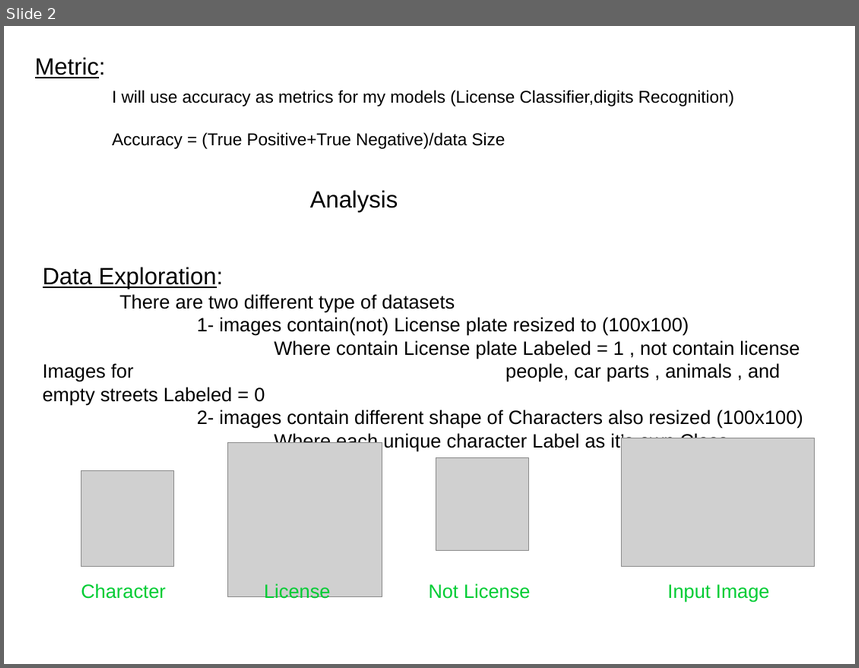
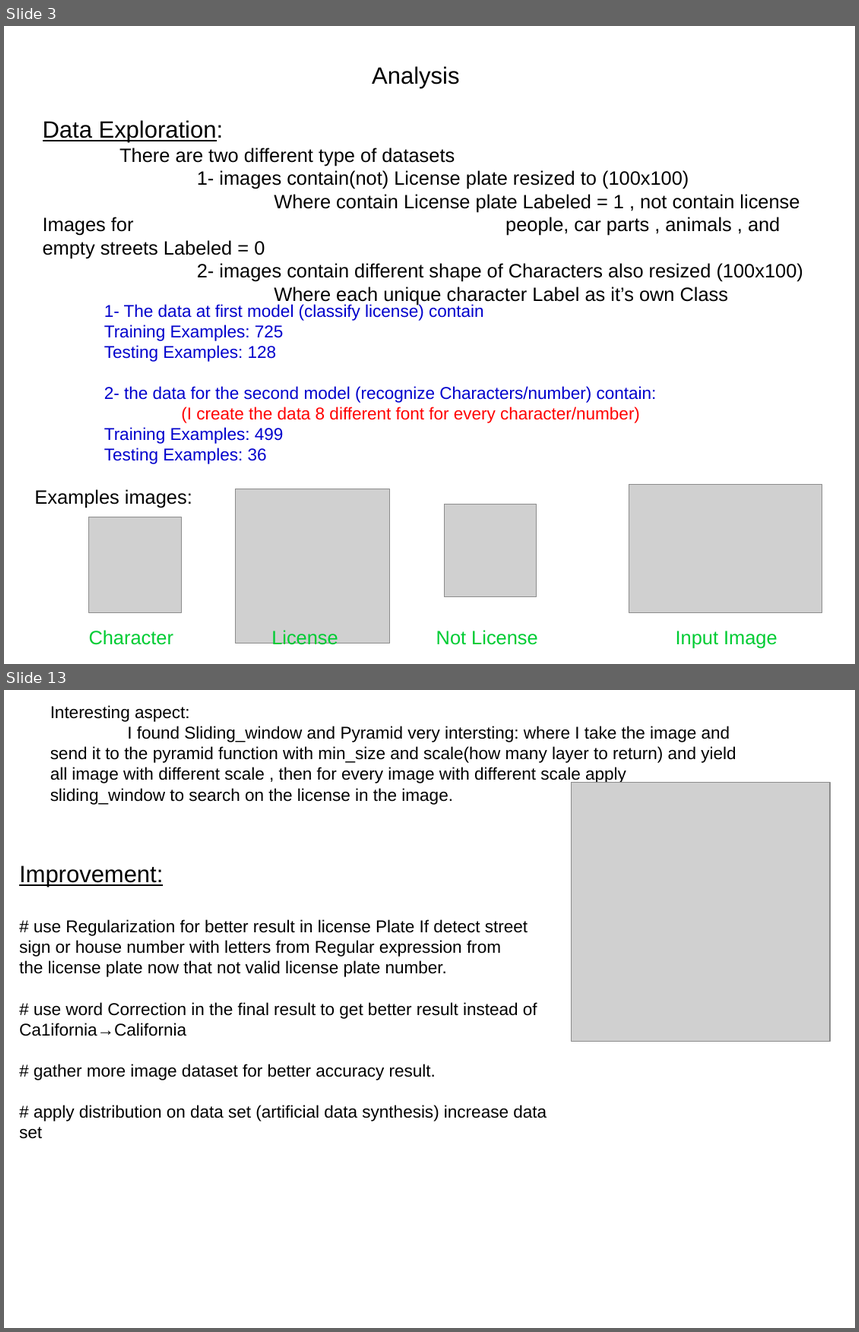
Before and after one commit to Gelboo/finalProject-LicencePlate-, a slide deck: project report.odp. Shown one above the other, each under a label of ours: slide 2 before the commit, slides 3 and 13 after it; the slides between them are not shown. The pictures are 859x668 and 859x1332 pixels, drawn with LibreOffice and Linux fonts; fonts in the diff are those of the drawing; grey boxes stand for pictures. Boxes give left, top, right and bottom in pixels: in the first picture for what was removed or moved away, otherwise in the second. Text is boxed around its words. In the diff, an @@ line names an element or a change of style, - is before the commit and + after.

```diff
--- a/project report.odp
+++ b/project report.odp
@@ slide 13 added at box(4, 690, 855, 1328), background #FFFFFF @@
@@ text added at box(50, 705, 736, 805), 16 pt, text #000000 @@
+Interesting aspect:
+I found Sliding_window and Pyramid very intersting: where I take the image and send it to the pyramid function with min_size and scale(how many layer to return) and yield all image with different scale , then for every image with different scale apply sliding_window to search on the license in the image.
@@ picture added at box(572, 783, 830, 1041) @@
@@ text added at box(19, 866, 547, 1139), 16 pt, text #000000 @@
+Improvement:
+# use Regularization for better result in license Plate If detect street sign or house number with letters from Regular expression from the license plate now that not valid license plate number.
+# use word Correction in the final result to get better result instead of Ca1ifornia→California
+# gather more image dataset for better accuracy result.
+# apply distribution on data set (artificial data synthesis) increase data set
@@ what was slide 2 is now slide 3 @@
@@ slide 3 changed as well @@
@@ title removed at box(35, 57, 734, 149) @@
-Metric:
-I will use accuracy as metrics for my models (License Classifier,digits Recognition)
-Accuracy = (True Positive+True Negative)/data Size
@@ text "Analysis": place and size @@
-text "Analysis" at box(310, 190, 398, 212)
+text "Analysis" at box(372, 66, 459, 89)
@@ text "Data Exploration:": place and size @@
-text "Data Exploration:" at box(43, 267, 804, 452)
+text "Data Exploration:" at box(43, 120, 804, 305)
@@ text added at box(104, 303, 657, 465), 16 pt, text #0000CC @@
+1- The data at first model (classify license) contain
+Training Examples: 725
+Testing Examples: 128
+2- the data for the second model (recognize Characters/number) contain:
+(I create the data 8 different font for every character/number)
+Training Examples: 499
+Testing Examples: 36
@@ text added at box(34, 490, 192, 509), 18 pt, text #000000 @@
+Examples images:
@@ 4 pictures, 4 texts: place and size @@
-4 pictures, 4 texts at box(81, 439, 815, 603)
+4 pictures, 4 texts at box(89, 485, 823, 649)
```
Also in this commit, not shown: 2 other slides changed, 9 other slides added, 4 slides removed, 10 other files.
